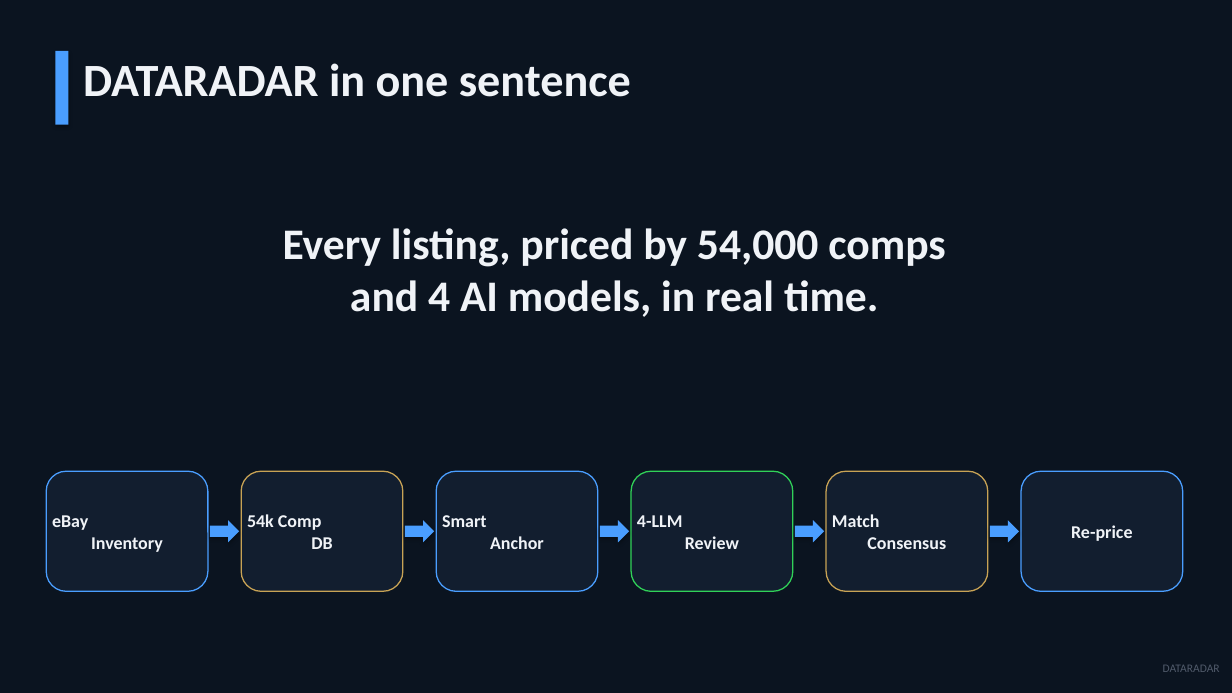
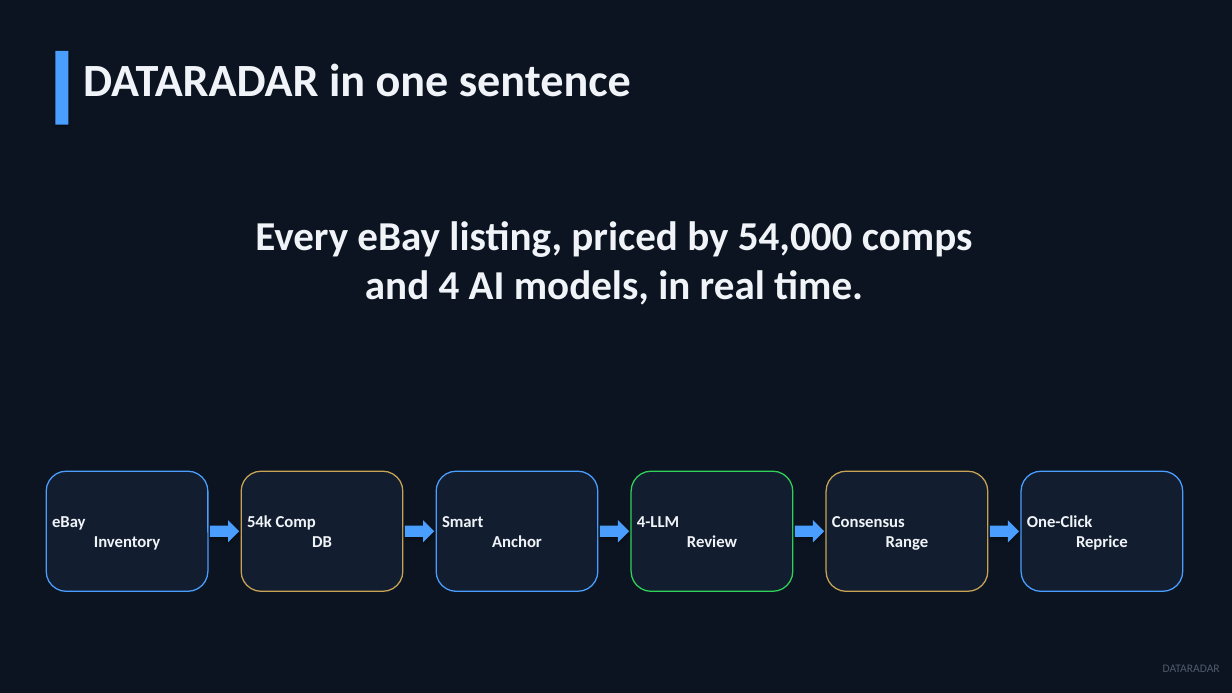
Before and after one commit to jjshay/dataradar-listings, a slide deck: slide 3 of DATARADAR_Strategic_Overview.pptx. Drawn at 1232x693 pixels with LibreOffice and Linux fonts; fonts in the diff are those of the drawing. Boxes give left, top, right and bottom in pixels: in the first picture for what was removed or moved away, otherwise in the second. Text is boxed around its words. In the diff, an @@ line names an element or a change of style, - is before the commit and + after.

```diff
--- a/DATARADAR_Strategic_Overview.pptx
+++ b/DATARADAR_Strategic_Overview.pptx
@@ text "Every eBay listing, priced by ...": place and size @@
-text "Every eBay listing, priced by ..." at [283, 228, 945, 317]
+text "Every eBay listing, priced by ..." at [255, 221, 973, 305]
@@ text at [255, 221, 973, 257]: text changed; size 34 to 32 pt @@
-Every listing, priced by 54,000 comps
+Every eBay listing, priced by 54,000 comps
@@ text at [365, 270, 863, 305]: size 34 to 32 pt in "and 4 AI models, in real time." @@
@@ size 14 to 13 pt in 4 elements at [46, 471, 208, 592], [241, 471, 403, 592], [436, 471, 598, 592], [631, 471, 793, 592] @@
@@ text in rounded rectangle at [832, 516, 929, 550]: text changed; size 14 to 13 pt @@
-Match
-Consensus
+Consensus
+Range
@@ text in rounded rectangle at [1027, 515, 1128, 550]: text changed; size 14 to 13 pt @@
-Re-price
+One-Click
+Reprice
```
Also in this commit, not shown: 8 other slides changed, 5 slides added, 3 slides removed, 3 other files.
